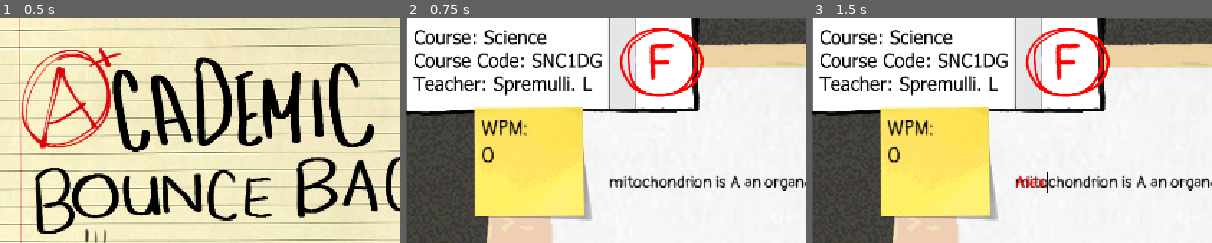
Above: before the commit, frames 1-3 (left to right).
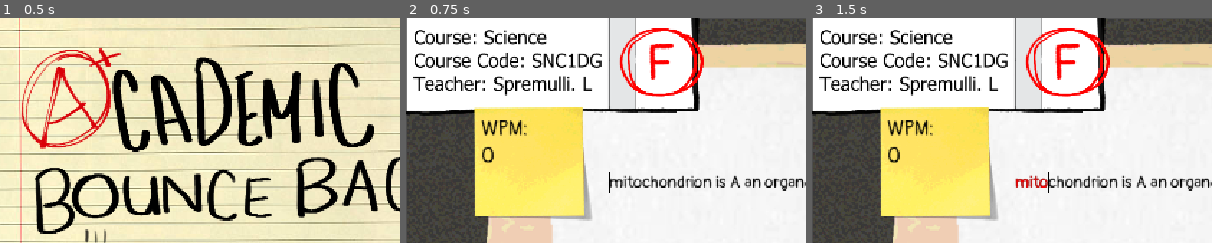
Above: after the commit, the same moments.

Repository: Vick-St3r/haven-keyboard
Game: Godot game, scene res://scenes/background.tscn
Two runs of this game, one before a commit and one after it. Both use one fixed random seed, a clock stepped at 60 frames per second and the inputs below.
Inputs (mouse positions are % of the whole screen's width and height, from its top left):
- Up to frame 1 (0.5 s): no input
- Up to frame 2 (0.75 s): tap Enter at 0.5 s; move the mouse to (81, 75) at 0.52 s; click (81, 75) at 0.67 s
- Up to frame 3 (1.5 s): click (47, 57) at 1.27 s; type "Alex" at 1.35 s
The pictures show only the part of the screen within x 0-50%, y 0-50%; the shares and areas given below are measured in that part.

Frame 1 is identical in both runs. In frame 2, less than 0.1% of the frame differs, in the area x 50-51%, y 68-78%; in frame 3, 0.4%, in the area x 50-60%, y 68-78%.

Commit message:
Make typed characters match the text preview

Diff:
--- a/scenes/main_game.tscn
+++ b/scenes/main_game.tscn
@@ -112,7 +112,7 @@
 theme_override_font_sizes/normal_font_size = 24
 bbcode_enabled = true
 
-[node name="TextEdit" type="TextEdit" parent="." unique_id=179861261 node_paths=PackedStringArray("main_game")]
+[node name="TextEdit" type="TextEdit" parent="." unique_id=179861261]
 offset_left = 176.0
 offset_top = 115.0
 offset_right = 736.0
@@ -127,6 +127,5 @@
 theme_override_styles/focus = SubResource("StyleBoxTexture_nqdth")
 wrap_mode = 1
 script = ExtResource("5_70vka")
-main_game = NodePath("..")
 
 [connection signal="text_changed" from="TextEdit" to="." method="_on_text_edit_text_changed"]
--- a/scenes/text_edit.gd
+++ b/scenes/text_edit.gd
@@ -5,22 +5,40 @@
 func _ready() -> void:
 	text_changed.connect(_on_text_changed)
 	syntax_highlighter = SpellingHighlighter.new()
+	grab_focus()
 
 # Called every frame. 'delta' is the elapsed time since the previous frame.
 func _process(delta: float) -> void:
 	pass
 
 
+var prev_length = 0
+var actual_text = ""
+
 func _on_text_changed() -> void:
-	pass
+	var cur_length = text.length()
+	# checks if a character was added
+	if cur_length > prev_length:
+		actual_text += text[text.length()-1]
+		if text.length() < main_game.targetText.length():
+			set_text(main_game.targetText.substr(0, text.length()))
+			set_caret_column(get_line(0).length())
+		else:
+			set_text(main_game.targetText)
+			set_caret_column(get_line(0).length())
+	else:
+		actual_text = actual_text.substr(0, actual_text.length() - (prev_length - cur_length))
+	prev_length = cur_length
+	print(actual_text)
+
+
 
 class SpellingHighlighter extends SyntaxHighlighter:
 	func _get_line_syntax_highlighting(line: int) -> Dictionary:
 		var color_map = {}
 		var text_edit = get_text_edit()
-		var user_text = get_text_edit().text
+		var user_text = text_edit.actual_text
 		var target_text = text_edit.main_game.targetText
-		print(target_text)
 		for i in user_text.length():
 			if i >= target_text.length():
 				color_map[i] = { "color": Color.RED }
@@ -33,4 +51,3 @@
 
 func update_highlights():
 	syntax_highlighter = SpellingHighlighter.new()
-	print("AAAAA")
--- a/scripts/main_game.gd
+++ b/scripts/main_game.gd
@@ -51,7 +51,7 @@
 	textedit.size.y = targetTextDisplay.size.y;
 
 func scrambleText(text):
-	var words = text.split(" ")
+	var words = text.split(" ", false)
 	for i in words.size() - 1:
 		if randi_range(0, 1) == 0:
 			words = swapAtIndex(words, i)
@@ -65,7 +65,7 @@
 	return arr;
 
 func startTimer():
-	timeLimit = originalText.split(" ").size() * 1.5;
+	timeLimit = originalText.split(" ", false).size() * 1.5;
 	timeLeft = timeLimit;
 
 # Called every frame. 'delta' is the elapsed time since the previous frame.
@@ -101,13 +101,13 @@
 		if !badSentenceDone:
 			setTargetText(originalSentences[curSentence].strip_edges() + ".")
 			badSentenceDone = true
+			# hide original text while correcting words
+			targetTextDisplay.clear()
 			# handle case where there were no typos in original - immediately go to next sentence
 			if textedit.text == targetText:
 				goToNextSentence()
 		else:
 			goToNextSentence()
-		targetTextDisplay.text = targetText
-	#updateTextDisplay()
 
 
 func setTargetText(newText):
@@ -126,6 +126,8 @@
 	characters_already_typed += textedit.text.length()
 	textedit.clear()
 	badSentenceDone = false
+	# update label to show new text
+	targetTextDisplay.text = targetText
 
 
 
